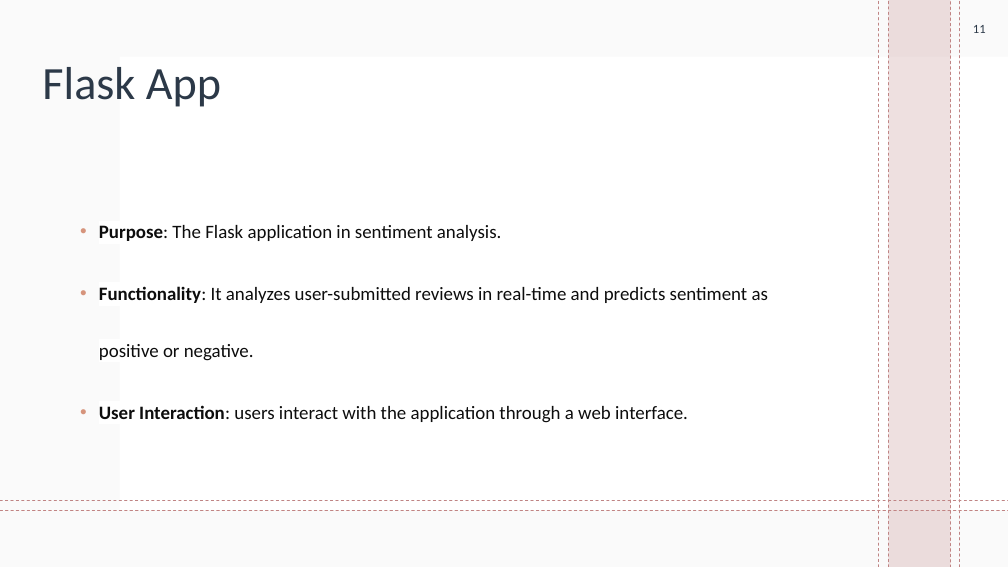
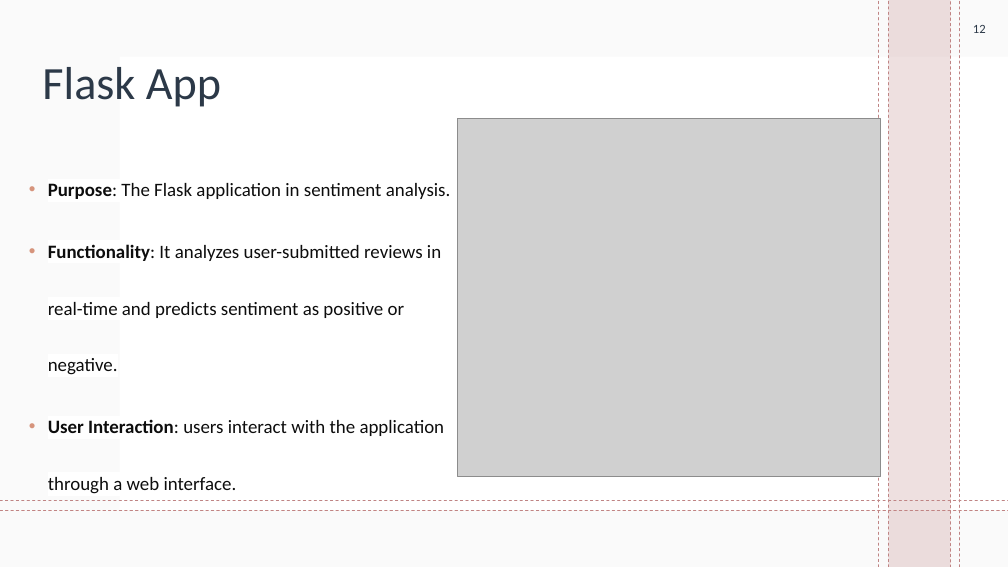
Before and after one commit to Hasansattar/Flaskapp_Amazon_Sentiment_Reviews, a slide deck: slide 12 of Amazon Product Review Sentiments presentation.pptx (slide 11 before the commit). Drawn at 1008x567 pixels with LibreOffice and Linux fonts; fonts in the diff are those of the drawing; grey boxes stand for pictures; background and template pictures are left out. Boxes give left, top, right and bottom in pixels: in the first picture for what was removed or moved away, otherwise in the second. Text is boxed around its words. In the diff, an @@ line names an element or a change of style, - is before the commit and + after.

```diff
--- a/Amazon Product Review Sentiments presentation.pptx
+++ b/Amazon Product Review Sentiments presentation.pptx
@@ page number at [973,25,986,33]: text changed @@
-11
+12
@@ picture added at [457,119,880,476] @@
@@ text "Purpose: The Flask application in ..." rewrapped from [99,225,768,423] to [48,183,451,494] @@
```
Also in this commit, not shown: 10 other slides changed, 1 slide added, 1 other file.
